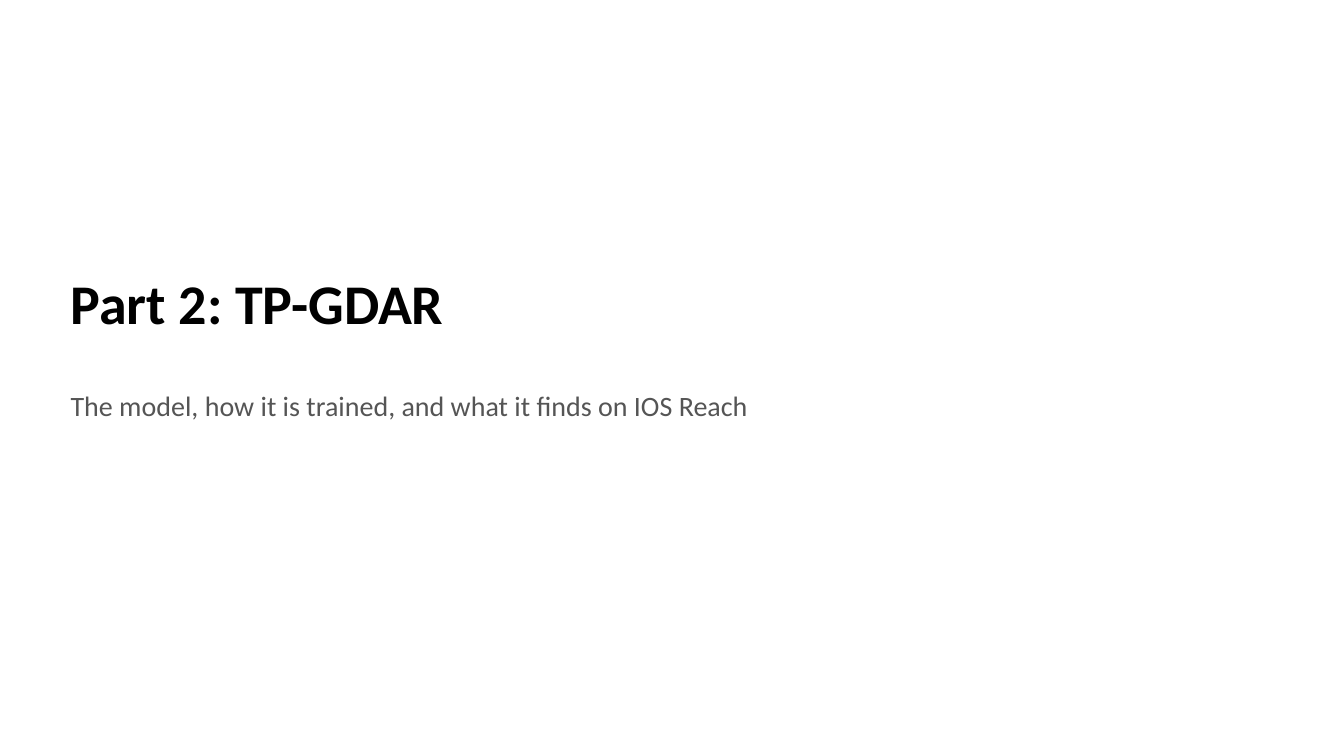
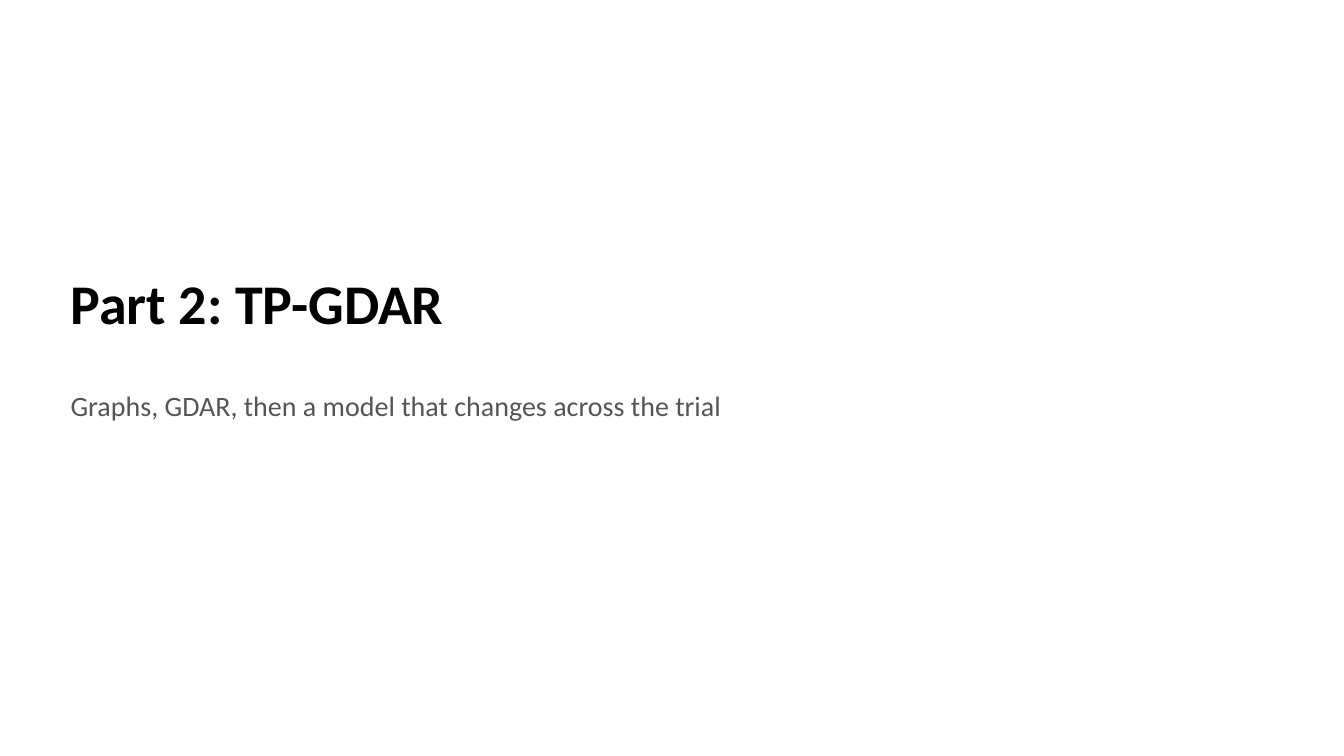
Before and after one commit to smartadi/tpgdar, a slide deck: slide 6 of GDAR-TP_MPC_and_TP-GDAR.pptx. Drawn at 1344x756 pixels with LibreOffice and Linux fonts; fonts in the diff are those of the drawing. Boxes give left, top, right and bottom in pixels: in the first picture for what was removed or moved away, otherwise in the second. Text is boxed around its words. In the diff, an @@ line names an element or a change of style, - is before the commit and + after.

```diff
--- a/GDAR-TP_MPC_and_TP-GDAR.pptx
+++ b/GDAR-TP_MPC_and_TP-GDAR.pptx
@@ subtitle at <box>71,396,720,421</box>: text changed @@
-The model, how it is trained, and what it finds on IOS Reach
+Graphs, GDAR, then a model that changes across the trial
```
Also in this commit, not shown: 11 other slides changed, 18 slides added, 18 slides removed, 10 other files.
